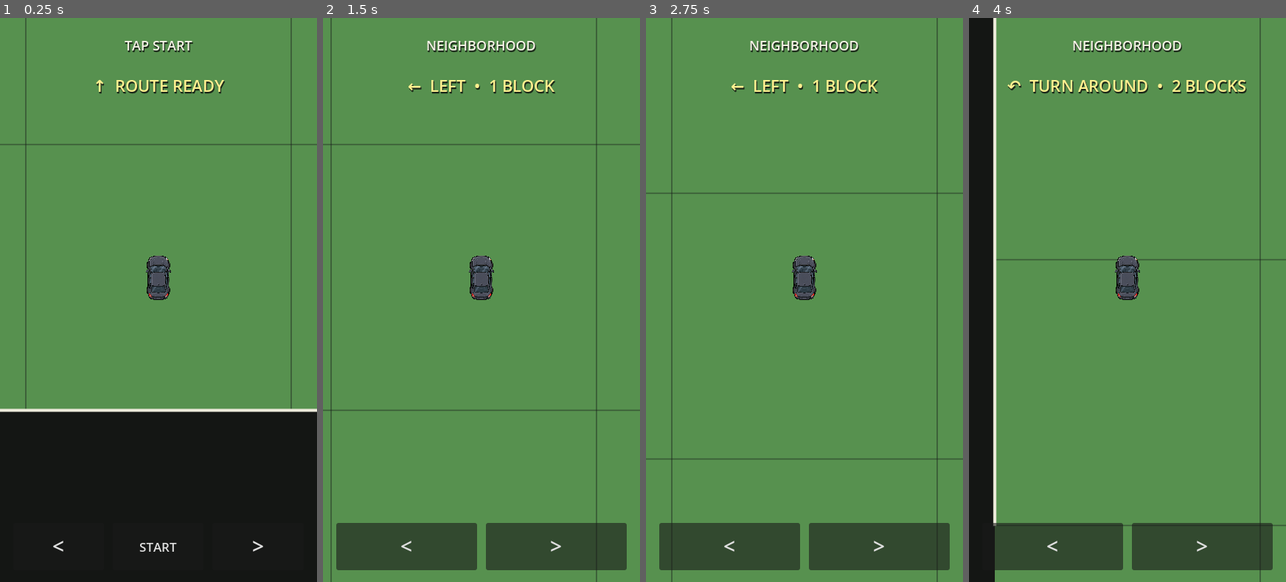
Above: before the commit, frames 1-4 (left to right).
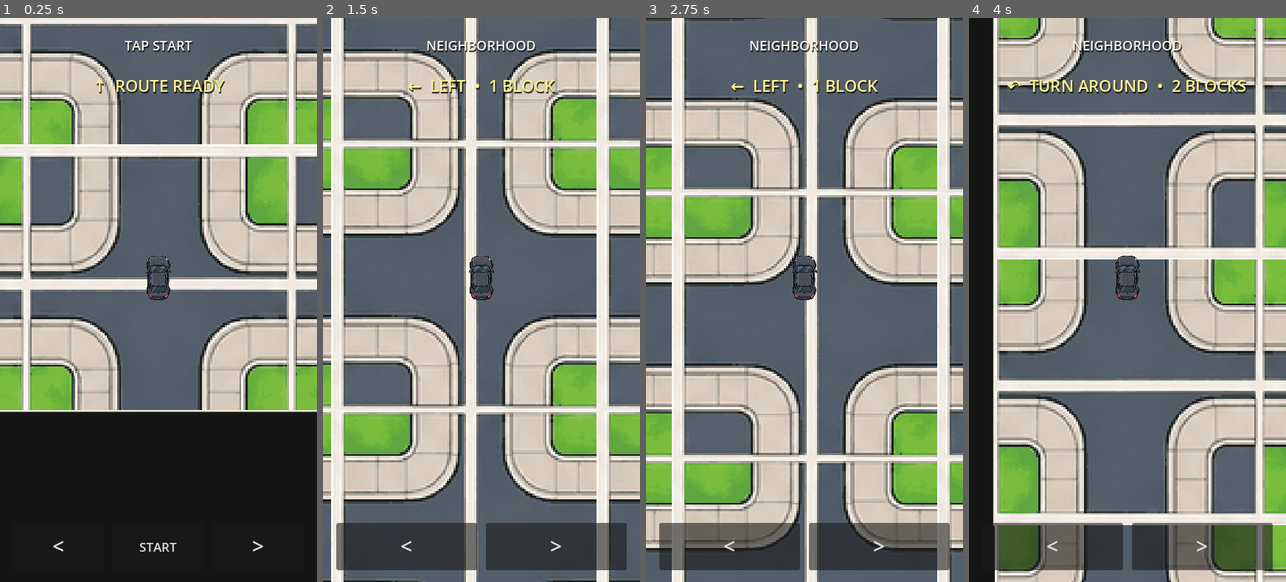
Above: after the commit, the same moments.

Repository: patrickcallahancomedy/comedian
Game: Godot game, scene res://scenes/drive/drive_module.tscn
Same seed, same stepped clock (60 frames per second), same inputs: the game is played once before the commit and once after it.
Inputs (mouse positions are in pixels of both pictures, inside the frame that each line leads up to):
- Up to frame 1 (0.25 s): no input
- Up to frame 2 (1.5 s): click "START" at 0.5 s; tap Enter (ui_accept) at 1.25 s; move the mouse to (551, 271) at 1.27 s; hold Right from 1.28 s (still down); tap Space at 1.35 s; click (551, 271) at 1.42 s
- Up to frame 3 (2.75 s): tap Enter (ui_accept) at 1.52 s; release Right at 2 s; drag from (741, 328) to (788, 412) at 2.02 s
- Up to frame 4 (4 s): move the mouse to (1159, 175) at 2.77 s; hold Right 2.78-3.5 s; tap Space at 2.85 s; drag from (1111, 412) to (1032, 215) at 3.52 s

The runs differ from the first frame. In frame 1, 67% of the frame differs, in the area x 0-100%, y 0-70%; in frame 2, 90%; in frame 3, 93%, in the area x 0-100%, y 0-100%; in frame 4, 85%.
Error before the commit: Parse Error: Cannot infer the type of "target_screen" variable because the value doesn't have a set type. (res://scripts/drive/drive_neighborhood_tiles.gd:46)

Commit message:
Fix neighborhood tile layer typing

Diff:
--- a/godot/scripts/drive/drive_neighborhood_tiles.gd
+++ b/godot/scripts/drive/drive_neighborhood_tiles.gd
@@ -43,8 +43,8 @@
 	# Match the controller's existing world-to-screen transform exactly.
 	var first_cell_local := map_to_local(Vector2i.ZERO)
 	var first_cell_world := MAP.neighborhood_cell_center(Vector2i.ZERO)
-	var target_screen := drive._world_to_screen(first_cell_world)
-	var screen_scale := (
+	var target_screen: Vector2 = drive._world_to_screen(first_cell_world)
+	var screen_scale: float = (
 		float(MAP.NEIGHBORHOOD_CELL)
 		* drive.WORLD_ZOOM
 		/ float(TILE_PIXELS)
